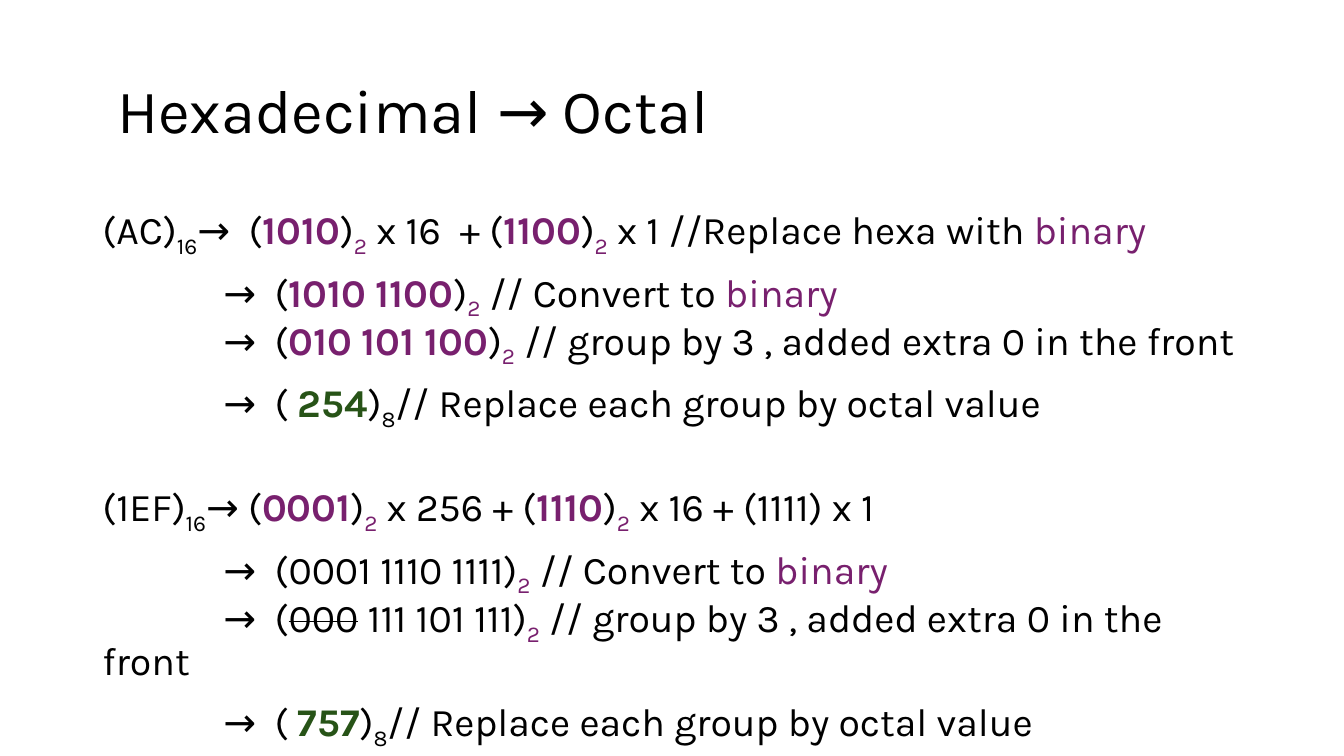
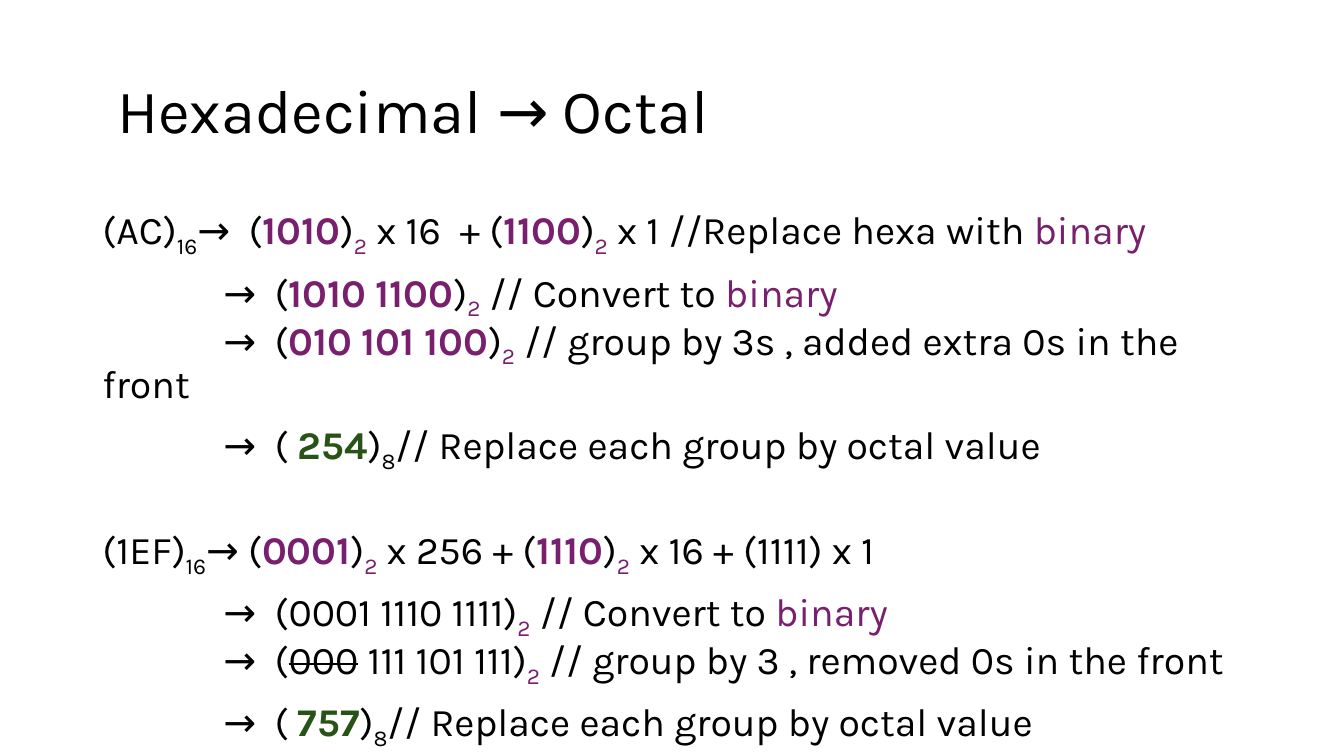
Before and after one commit to MoklaEducation/ems_winter_2025_acsl101, a slide deck: slide 16 of all/ExploringCSConceptsViaACSLCompetitions_all.pptx. Drawn at 1344x756 pixels with LibreOffice and Linux fonts; fonts in the diff are those of the drawing. Boxes give left, top, right and bottom in pixels: in the first picture for what was removed or moved away, otherwise in the second. Text is boxed around its words. In the diff, an @@ line names an element or a change of style, - is before the commit and + after.

```diff
--- a/all/ExploringCSConceptsViaACSLCompetitions_all.pptx
+++ b/all/ExploringCSConceptsViaACSLCompetitions_all.pptx
@@ text at <box>289,278,1178,365</box>: text changed @@
-→ (1010 1100)2 // Convert to binary
-→ (010 101 100)2 // group by 3 , added extra 0 in the front
+→ (1010 1100)2 // Convert to binary
+→ (010 101 100)2 // group by 3s , added extra 0s in the front
@@ text at <box>275,597,1223,684</box>: text changed @@
-→ (0001 1110 1111)2 // Convert to binary
-→ (000 111 101 111)2 // group by 3 , added extra 0 in the front
+→ (0001 1110 1111)2 // Convert to binary
+→ (000 111 101 111)2 // group by 3 , removed 0s in the front
```
Also in this commit, not shown: 1 other slide changed, 5 slides added, 1 other file.
